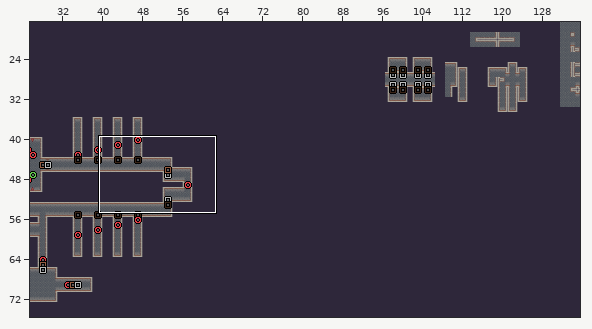
Level history. LDtk project: assets/maps/game_map.ldtk. Above: a wide view before the commit, with the close-up outlined.
Close-up. Before the edit:
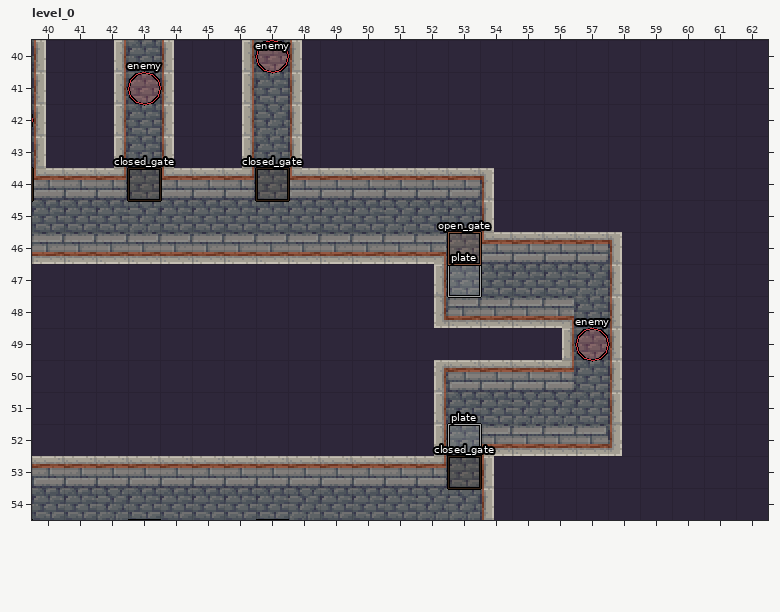
Cells are 16x16 px. Shown: level_0 x 40..62, y 40..54. The commit also changed other parts of the map, which this record leaves out.
Once edited:
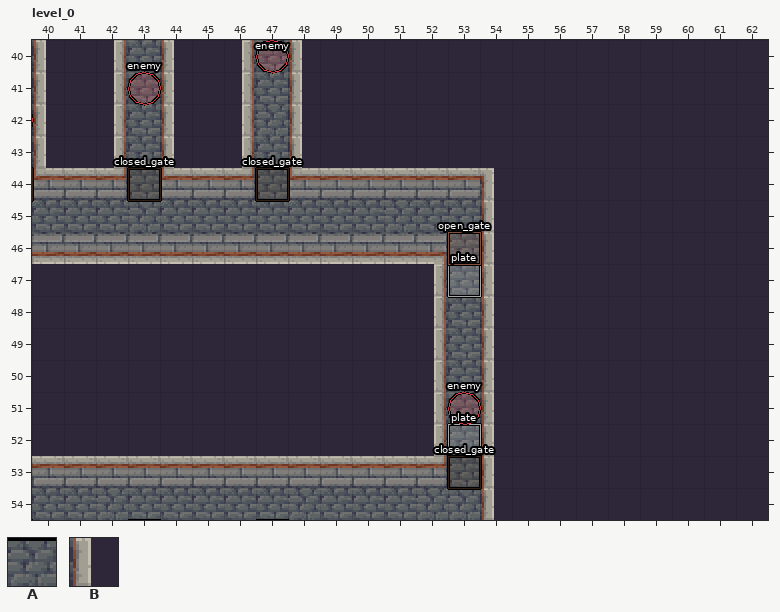
Key: from "layout": A 1 "Floor", B 2 "Wall".
_ is an empty cell, . an unchanged one.
Objects are placed by their top-left corner, in cells (3,4 is the top-left corner of cell 3,4); size is 1x1 cell unless given.
Change:
--- layer "layout"
@@ x 52..58 @@
-46 ...BBBB
-47 ..AAAAB
-48 .B.BBAB
-49 ___.BAB
-50 .B.BBAB
-51 ..AAAAB
-52 ...BBBB
+46 ...____
+47 ..B____
+48 .A.____
+49 BAB.___
+50 .A.____
+51 ..B____
+52 ...____
--- layer "entities"
-"enemy" ellipse at 57,49
+"enemy" ellipse at 53,51
